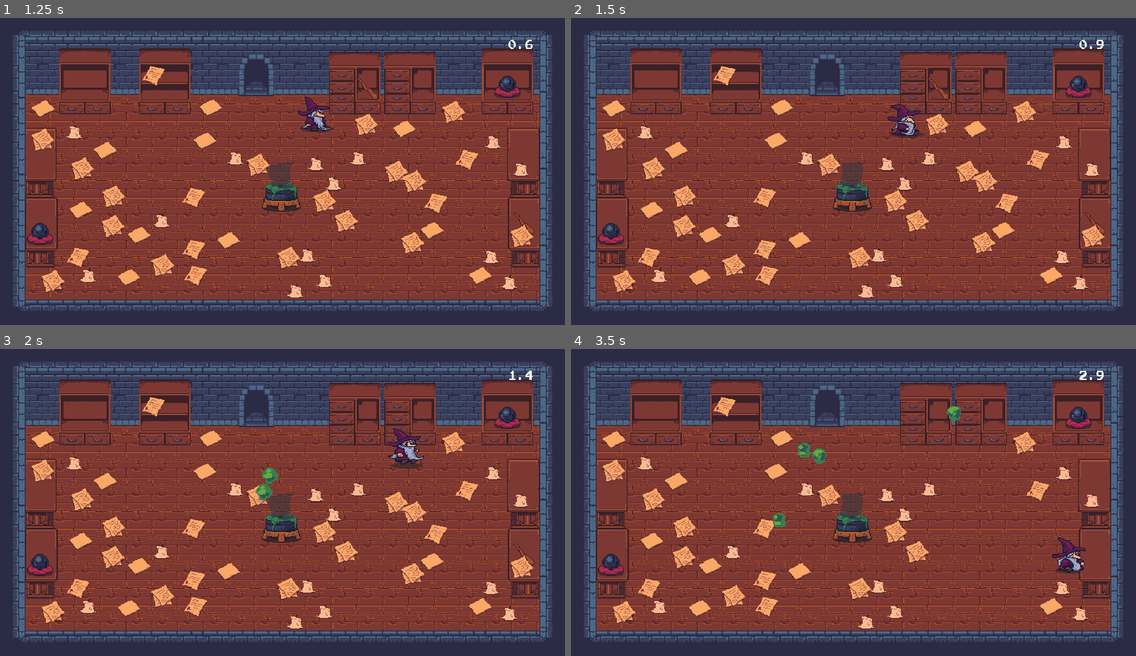
Above: before the commit, frames 1-4 (two rows, left to right).
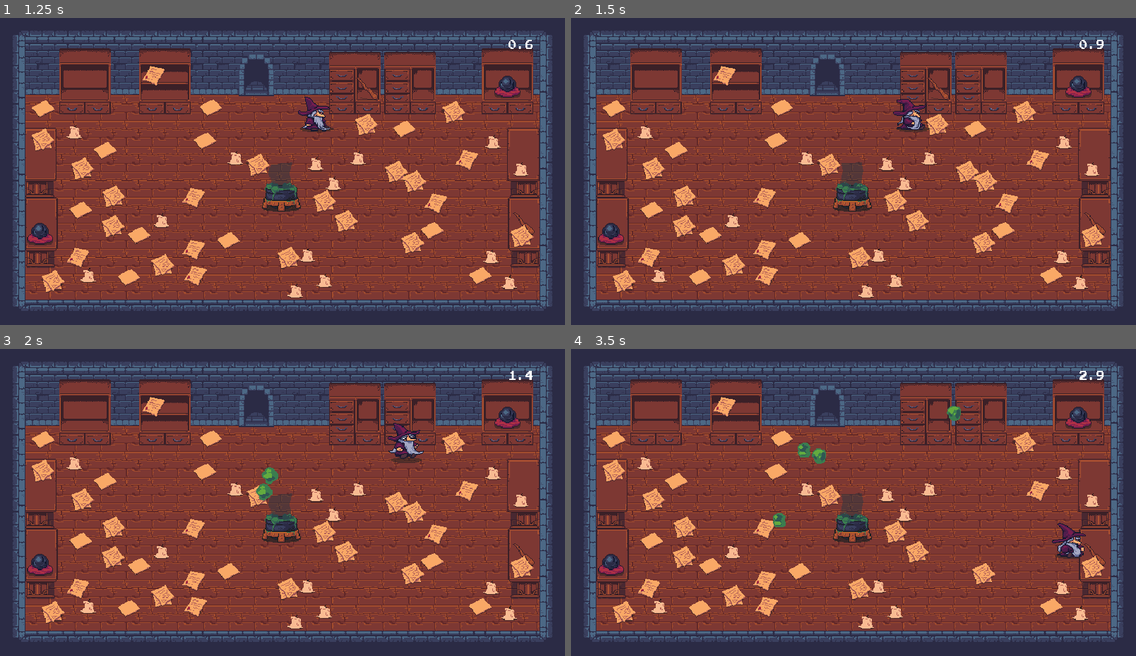
Above: after the commit, the same moments.

Repository: coderaurus/LD49
Game: Godot game, scene res://scenes/Main.tscn
Two runs of this game, one before a commit and one after it. Both use one fixed random seed, a clock stepped at 60 frames per second and the inputs below. The engine's default icon, where the game draws it, is replaced by a stand-in: a white triangle on a blue panel in a dark square.
Inputs:
- Up to frame 1 (1.25 s): click "Play" at 0.5 s
- Up to frame 2 (1.5 s): tap Enter (ui_accept) at 1.25 s; hold D (move_right) from 1.28 s (still down)
- Up to frame 3 (2 s): keep holding D (move_right); tap Space (jump) at 1.52 s
- Up to frame 4 (3.5 s): release D (move_right) at 2.03 s; hold S (move_down) 2.03-2.78 s; tap Space (jump) at 2.27 s; hold D (move_right) from 2.78 s (still down)

Frame 1 is identical in both runs. In frame 2, 0.5% of the frame differs, in the area x 56-64%, y 26-39%; in frame 3, 0.6%; in frame 4, 1.0%, in the area x 70-95%, y 56-77%.

Commit message:
Change player collider smaller and and change speed from 175 to 160

Diff:
--- a/objects/player/Player.gd
+++ b/objects/player/Player.gd
@@ -5,7 +5,7 @@
 
 onready var anim = get_node("AnimationPlayer")
 
-var speed : int = 175
+export var speed : int = 175
 var velocity : Vector2 = Vector2.ZERO
 var jumping = false
 var dying = false
--- a/objects/player/Player.tscn
+++ b/objects/player/Player.tscn
@@ -5,7 +5,7 @@
 [ext_resource path="res://gfx/player_shadow.png" type="Texture" id=3]
 
 [sub_resource type="CapsuleShape2D" id=1]
-height = 6.99445
+height = 0.0
 
 [sub_resource type="Animation" id=2]
 resource_name = "die"
@@ -182,6 +182,7 @@
 position = Vector2( 372, 225 )
 z_index = 5
 script = ExtResource( 2 )
+speed = 160
 
 [node name="Sprite" type="Sprite" parent="."]
 z_index = 5
@@ -190,7 +191,7 @@
 hframes = 5
 
 [node name="CollisionShape2D" type="CollisionShape2D" parent="."]
-position = Vector2( 0, -0.595276 )
+position = Vector2( 0, 3.77008 )
 z_index = 5
 shape = SubResource( 1 )
 
